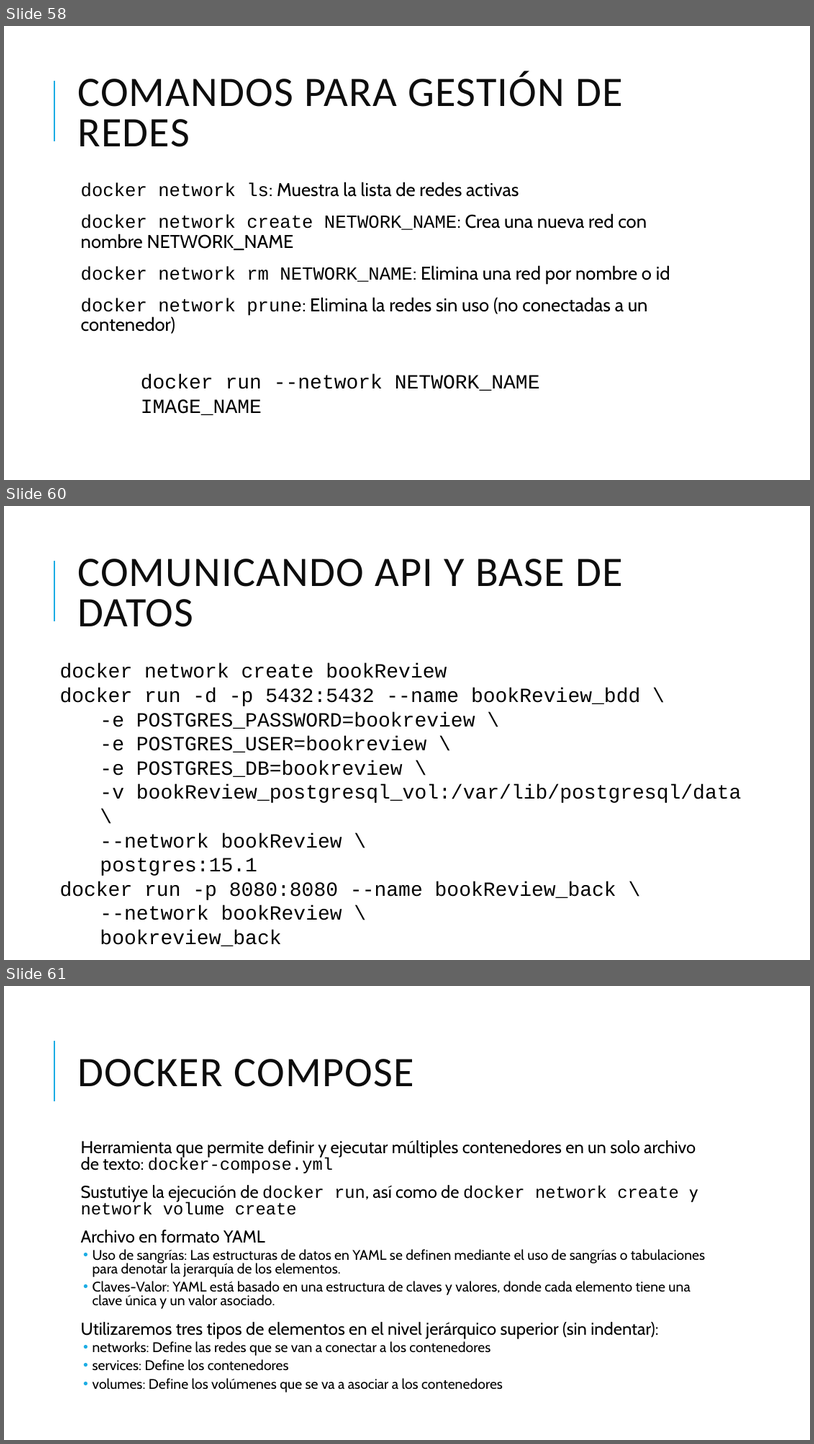
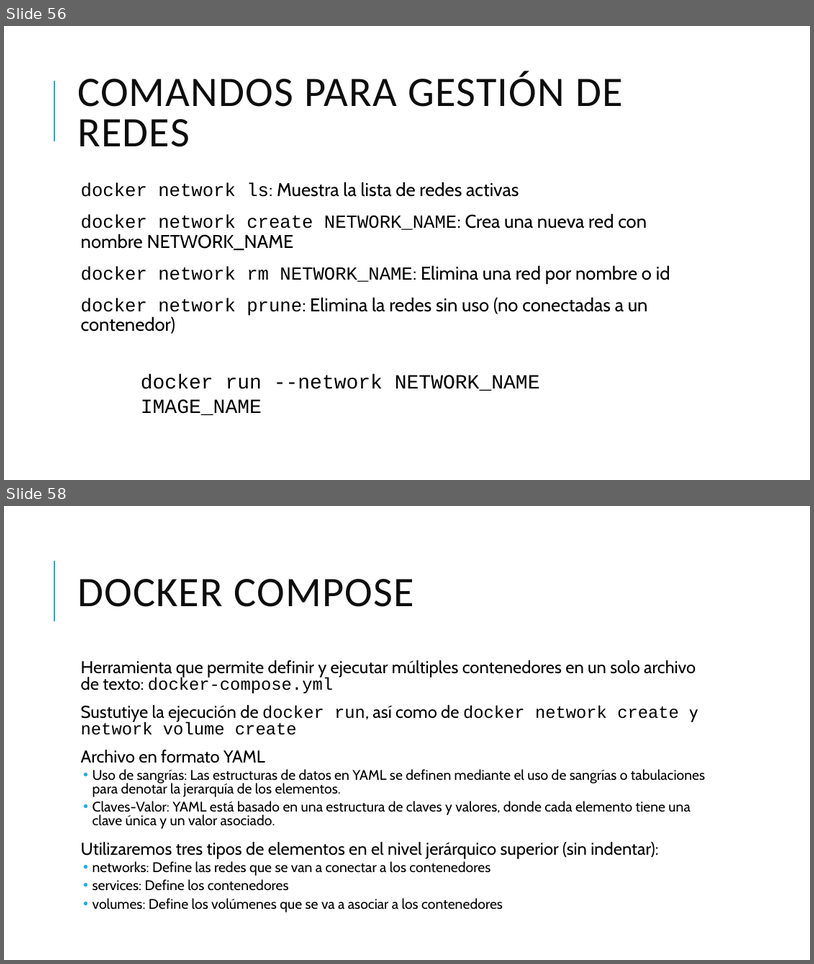
Before and after one commit to grupoinetel/curso-devops-ulpgc, a slide deck: ppt/curso-devops-ulpgc-docker.pptx. Shown one above the other, each under a label of ours: slides 58, 60 and 61 before the commit, slides 56 and 58 after it; the slides between them are not shown. The pictures are 814x1444 and 814x964 pixels, drawn with LibreOffice and Linux fonts; fonts in the diff are those of the drawing; background and template pictures are left out. Boxes give left, top, right and bottom in pixels: in the first picture for what was removed or moved away, otherwise in the second. Text is boxed around its words. In the diff, an @@ line names an element or a change of style, - is before the commit and + after.

```diff
--- a/ppt/curso-devops-ulpgc-docker.pptx
+++ b/ppt/curso-devops-ulpgc-docker.pptx
@@ slide 60 removed at box(4, 506, 810, 960), background #FFFFFF; not listed: 1 template element that a slide beside it also shows @@
@@ title removed at box(77, 559, 623, 627) @@
-COMUNICANDO API Y BASE DE DATOS
@@ text removed at box(60, 664, 742, 920) @@
-docker network create bookReview
-docker run -d -p 5432:5432 --name bookReview_bdd \
-  -e POSTGRES_PASSWORD=bookreview \
-  -e POSTGRES_USER=bookreview \
-  -e POSTGRES_DB=bookreview \
-  -v bookReview_postgresql_vol:/var/lib/postgresql/data \
-  --network bookReview \
-  postgres:15.1
-docker run -p 8080:8080 --name bookReview_back \
-  --network bookReview \
-  bookreview_back
@@ what was slide 58 is now slide 56 @@
@@ what was slide 61 is now slide 58 @@
```
Also in this commit, not shown: 7 slides changed, 1 slide added, 3 other slides removed.
